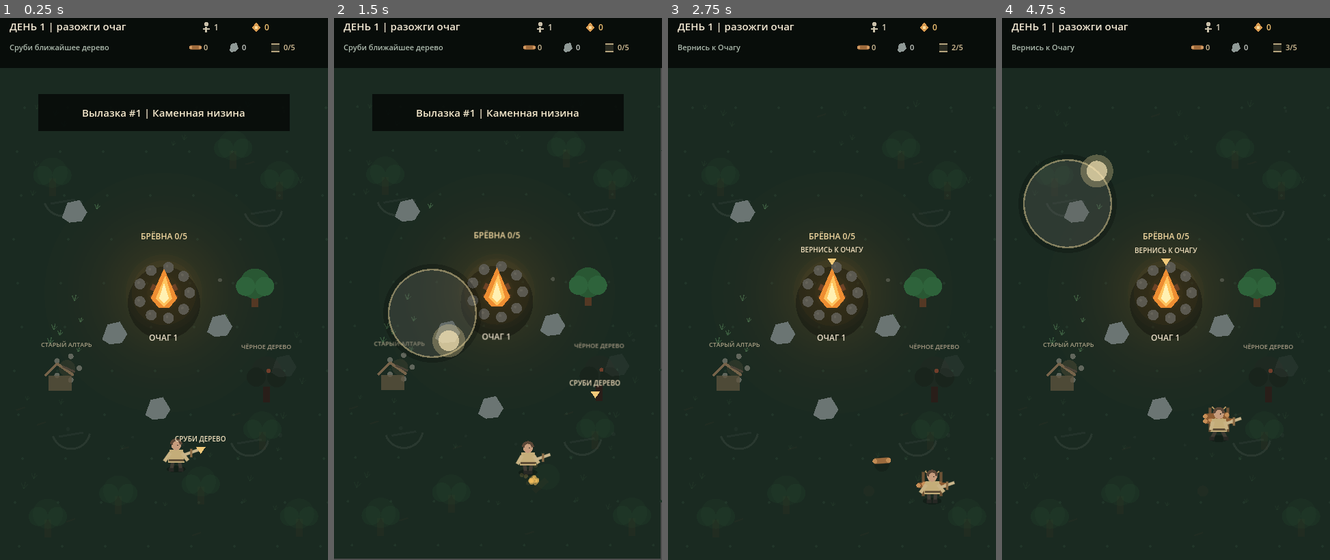
Above: before the commit, frames 1-4 (left to right).
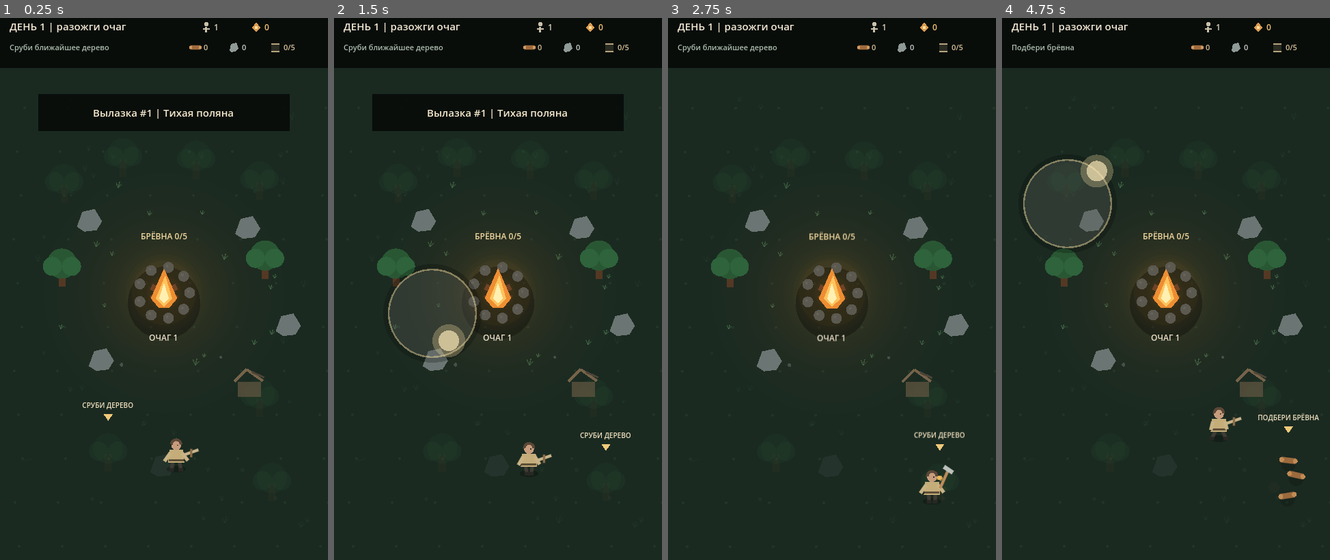
Above: after the commit, the same moments.

Repository: Yala4444/Last-Hearth
Game: Godot game, scene res://main.tscn
Same seed, same stepped clock (60 frames per second), same inputs: the game is played once before the commit and once after it.
Inputs (mouse positions are in pixels of both pictures, inside the frame that each line leads up to):
- Up to frame 1 (0.25 s): no input
- Up to frame 2 (1.5 s): tap Enter at 0.5 s; move the mouse to (570, 256) at 0.52 s; hold D 0.53-1.25 s; click (570, 256) at 0.67 s; drag from (432, 310) to (481, 397) at 1.27 s
- Up to frame 3 (2.75 s): move the mouse to (864, 164) at 2.02 s; hold D from 2.03 s (still down)
- Up to frame 4 (4.75 s): release D at 2.75 s; drag from (1149, 397) to (1067, 202) at 2.77 s; move the mouse to (1264, 370) at 3.52 s; hold A 3.53-4.25 s; tap Space at 4.25 s; drag from (1067, 202) to (1116, 148) at 4.27 s

The runs differ from the first frame. In frame 1, 4.7% of the frame differs, in the area x 12-92%, y 16-81%; in frame 2, 6.0%, in the area x 0-100%, y 9-100%; in frame 3, 5.0%; in frame 4, 4.9%.

Commit message:
polish(v0.6): keep first expedition on teaching layout

Diff:
--- a/scripts/main.gd
+++ b/scripts/main.gd
@@ -291,7 +291,7 @@
 	events.clear()
 	decor_points.clear()
 
-	map_variant = rng.randi_range(0, 3)
+	map_variant = 0 if int(meta.get("attempts", 1)) <= 1 else rng.randi_range(0, 3)
 	var tree_slots: Array[Vector2] = []
 	var rock_slots: Array[Vector2] = []
 
